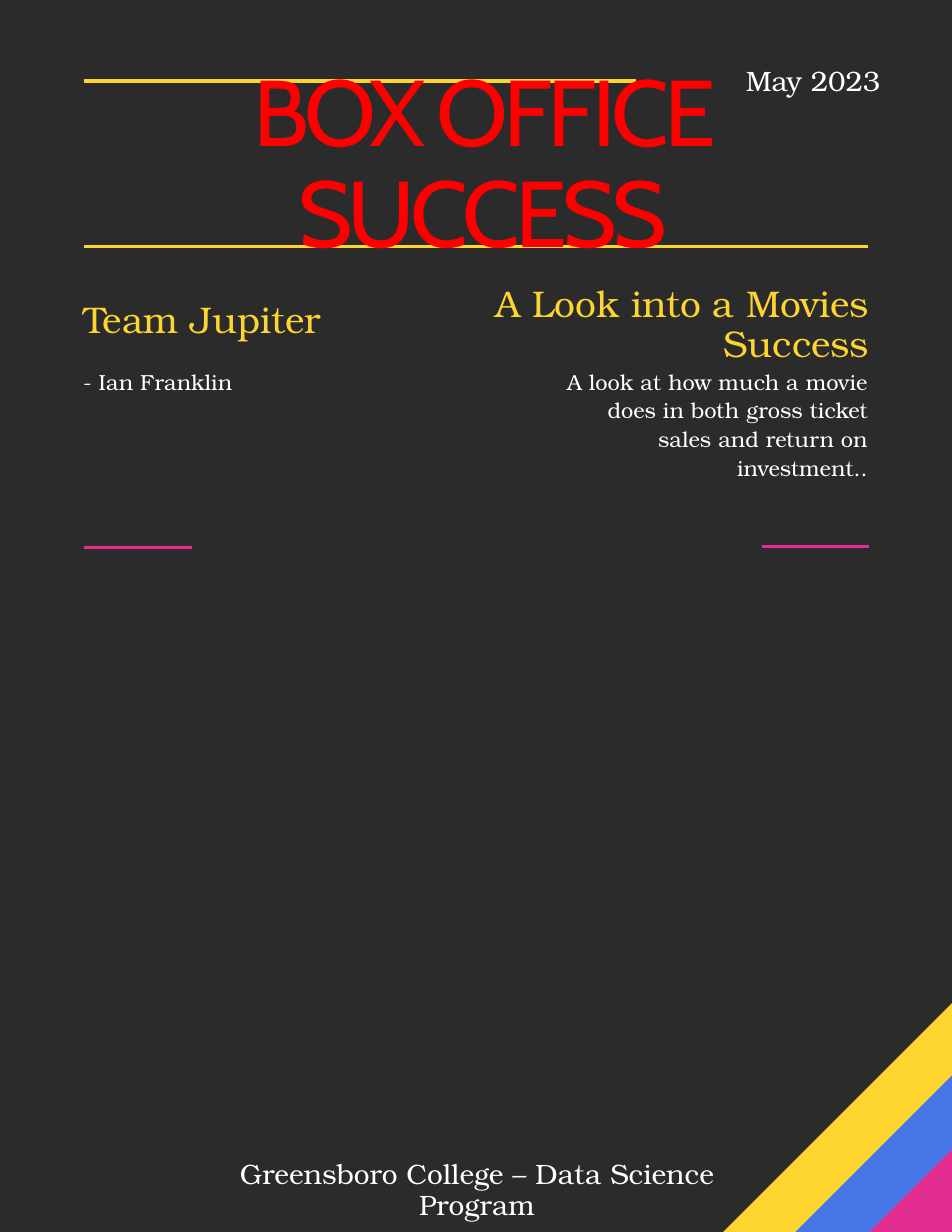
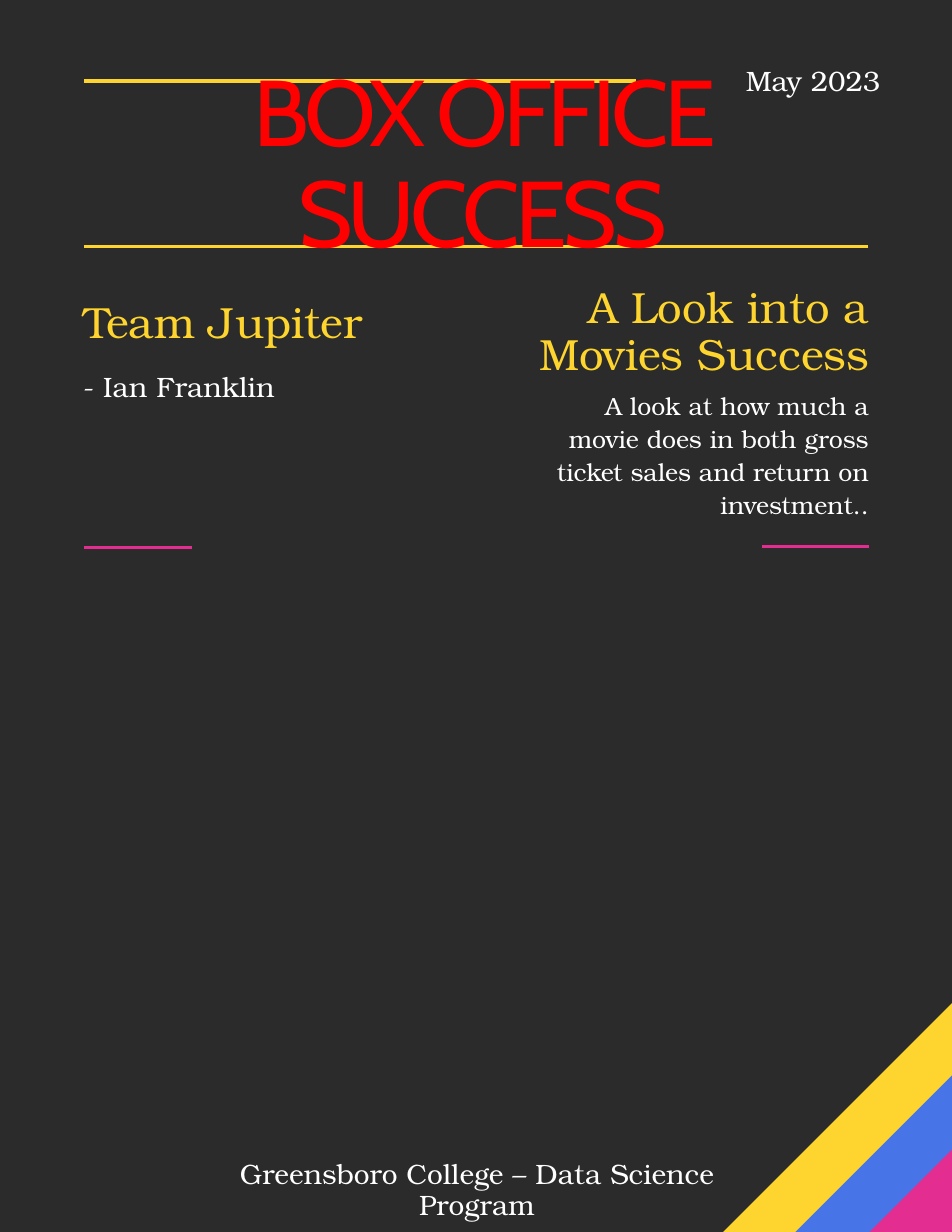
Before and after one commit to IanFranklin/Final_Project_Team_Jupiter, a slide deck: slide 1 of Media/Box Office Success.pptx. Drawn at 952x1232 pixels with LibreOffice and Linux fonts; fonts in the diff are those of the drawing; background and template pictures are left out; a plain dark background stands for a picture behind light text. Boxes give left, top, right and bottom in pixels: in the first picture for what was removed or moved away, otherwise in the second. Text is boxed around its words. In the diff, an @@ line names an element or a change of style, - is before the commit and + after.

```diff
--- a/Media/Box Office Success.pptx
+++ b/Media/Box Office Success.pptx
@@ text "Team Jupiter" at [83, 308, 363, 348]: size 23.8 to 28 pt @@
@@ text "A Look into a Movies ..." at [539, 291, 869, 371]: size 23.8 to 28 pt @@
@@ text "- Ian Franklin" at [103, 377, 274, 398]: size 14 to 18 pt @@
@@ text "A look at how much ...": place and size @@
-text "A look at how much ..." at [567, 374, 868, 476]
+text "A look at how much ..." at [557, 397, 869, 515]
@@ text "A look at how much ..." at [557, 397, 869, 515]: size 14 to 16 pt @@
```
Also in this commit, not shown: 9 other slides changed, 8 slides added, 4 slides removed, 28 other files.
